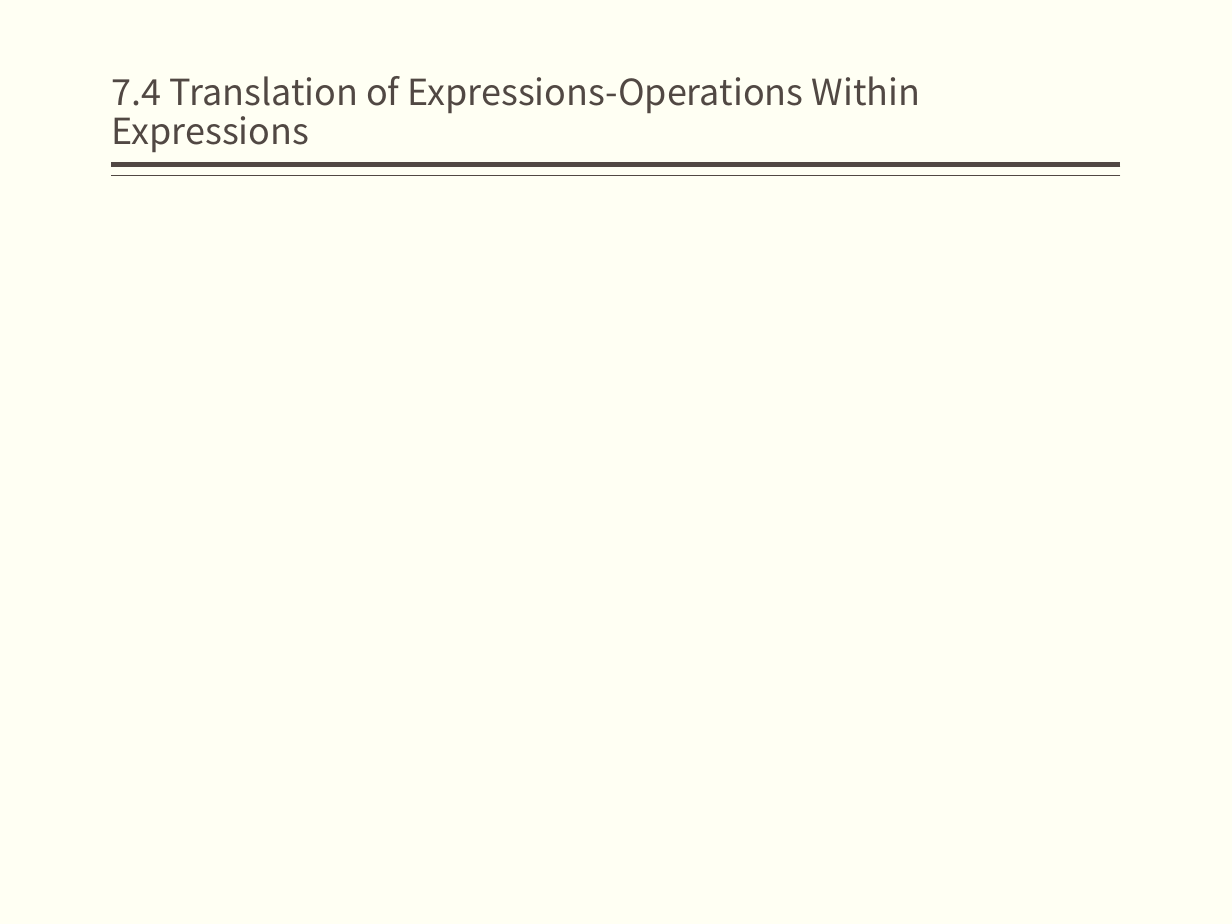
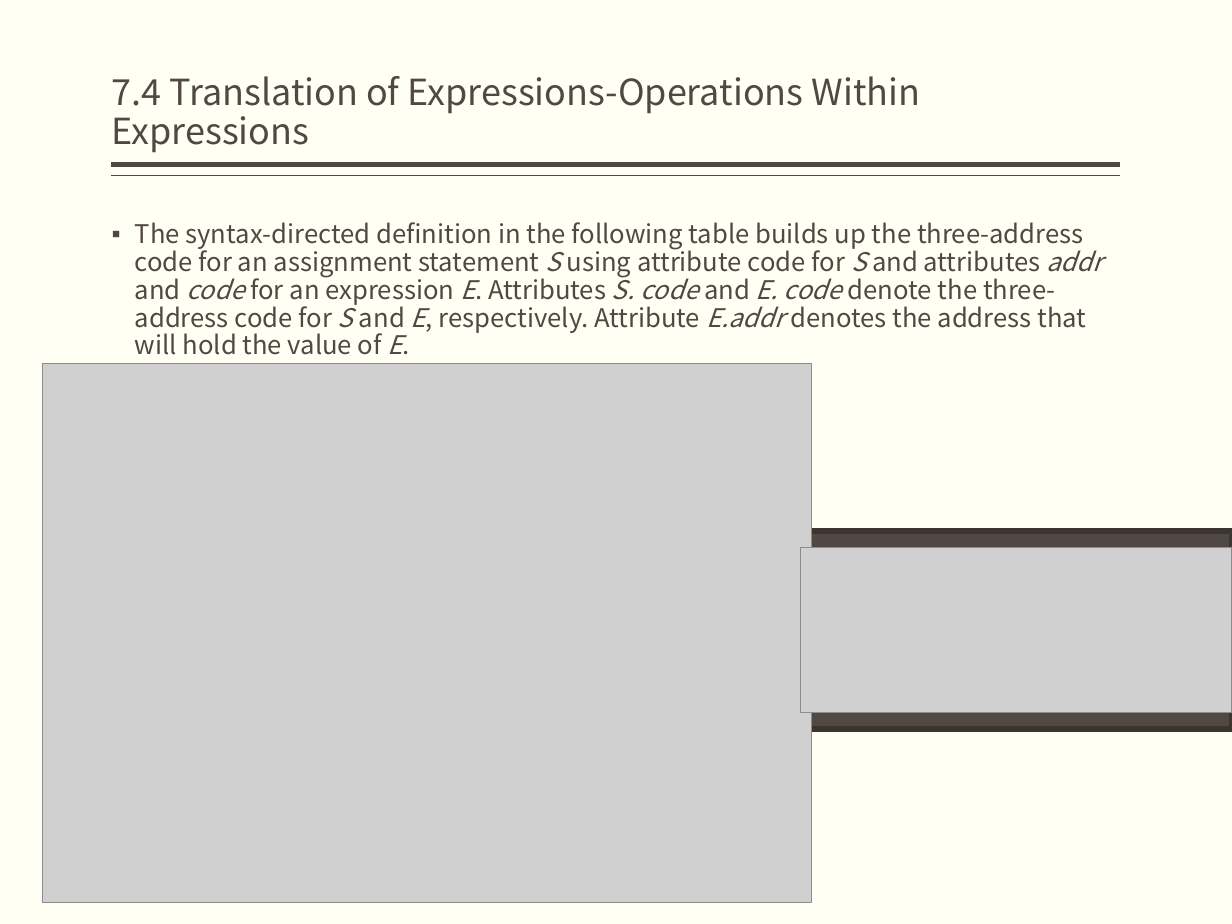
Before and after one commit to jz81/jz81.github.io, a slide deck: slide 21 of course/compiler/LectureNotes/(Spring2018)Lecture7.pptx. Drawn at 1232x924 pixels with LibreOffice and Linux fonts; fonts in the diff are those of the drawing; grey boxes stand for pictures. Boxes give left, top, right and bottom in pixels: in the first picture for what was removed or moved away, otherwise in the second. Text is boxed around its words. In the diff, an @@ line names an element or a change of style, - is before the commit and + after.

```diff
--- a/course/compiler/LectureNotes/(Spring2018)Lecture7.pptx
+++ b/course/compiler/LectureNotes/(Spring2018)Lecture7.pptx
@@ text added at <box>135,222,1102,355</box>, 15 pt, text #514843 @@
+▪ The syntax-directed definition in the following table builds up the three-address code for an assignment statement S using attribute code for S and attributes addr and code for an expression E. Attributes S. code and E. code denote the three-address code for S and E, respectively. Attribute E.addr denotes the address that will hold the value of E.
@@ picture added at <box>43,363,812,902</box> @@
@@ rectangle added at <box>788,531,1232,729</box>, fill #514843, outline #3C3532 3.78 pt @@
@@ picture added at <box>801,547,1232,712</box> @@
```
Also in this commit, not shown: 2 other slides changed, 19 slides added.
